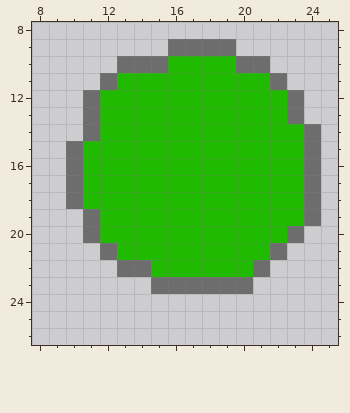
Pixel-art sprite -- onebusaway-nyc-webapp/src/main/webapp/img/vehicle.png. Above, as it was before the edit.
The file is 34x34 pixels. Shown: x 8..25, y 8..26.
After the commit:
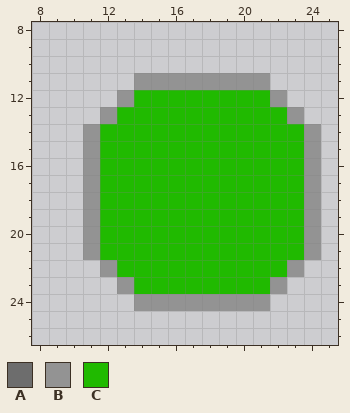
Palette (. is transparent): A #6d6d6d  B #939393  C #20ba00
Author's note on the commit: + Backing out vehicle heading calculation on client-side--not reliable. + Changed grid size for Fluster
Change:
y 9: x 16..19 AAAA -> ....
y 10: x 13..21 AAACCCCAA -> .........
y 11: x 12..22 ACCCCCCCCCA -> ..BBBBBBBB.
y 12: x 11..13 ACC -> ..B; x 22..23 CA -> B.
y 13: x 11..12 AC -> .B; x 23 A -> B
y 14: x 11 A -> B; x 24 A -> B
y 15..18: x 10..11 AC -> .B; x 24 A -> B
y 19: x 11 A -> B; x 24 A -> B
y 20: x 11 A -> B; x 23..24 A. -> CB
y 21: x 11..12 .A -> BC; x 22..24 A.. -> CCB
y 22: x 12..14 .AA -> BCC; x 21..23 A.. -> CCB
y 23: x 13..22 ..AAAAAA.. -> BCCCCCCCCB
y 24: x 14..21 ........ -> BBBBBBBB
Changed places in both pictures, as pixel boxes (x1, y1, x2, y2):
changed: (66, 39, 321, 311)
